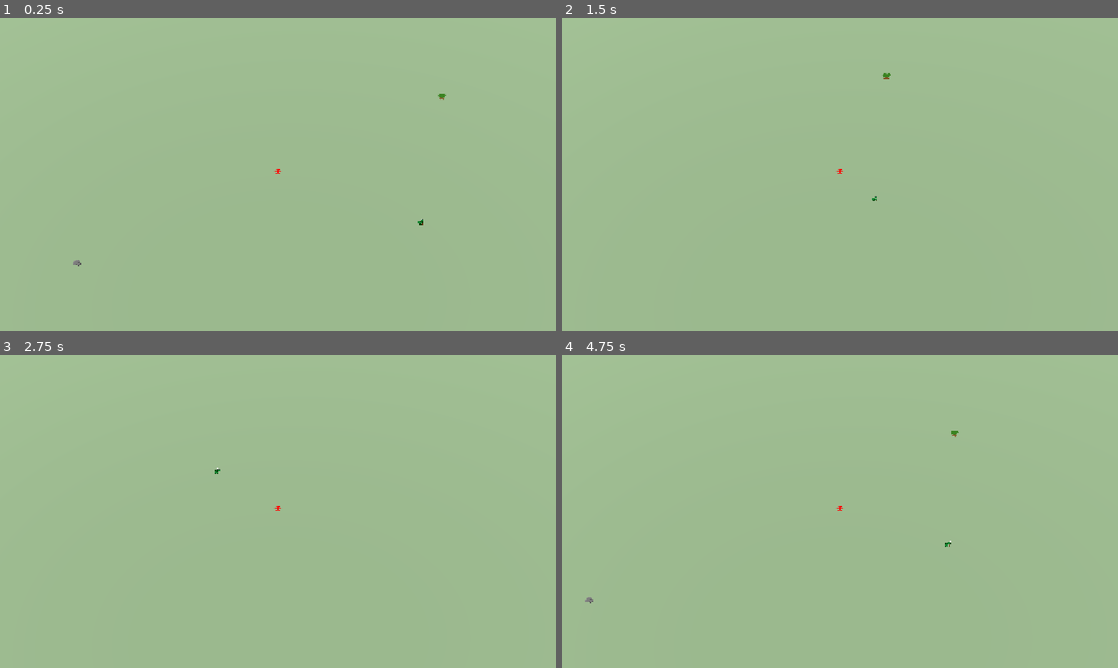
Above: before the commit, frames 1-4 (two rows, left to right).
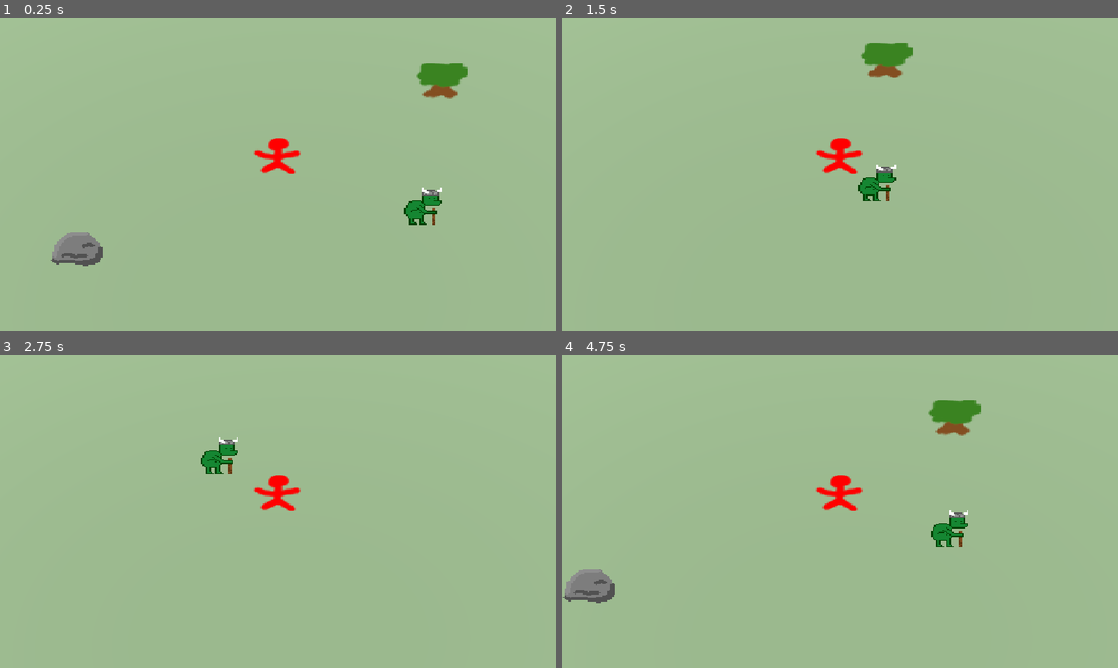
Above: after the commit, the same moments.

Repository: Drewpicus/2dPractice
Game: Godot game, scene res://Scenes/main.tscn
The game is run twice, just before and just after one commit, with the same random seed, the same clock (stepped at 60 frames per second) and the same inputs.
Inputs (mouse positions are in pixels of both pictures, inside the frame that each line leads up to):
- Up to frame 1 (0.25 s): no input
- Up to frame 2 (1.5 s): move the mouse to (962, 158) at 0.52 s; hold D (move_right) 0.53-1.28 s; click (962, 158) at 0.6 s; move the mouse to (728, 190) at 1.27 s; hold S (move_down) from 1.28 s (still down); tap T (quick_inspect) at 1.35 s
- Up to frame 3 (2.75 s): move the mouse to (333, 442) at 2.02 s; release S (move_down) at 2.03 s; hold D (move_right) from 2.03 s (still down); hold F (test) from 2.03 s (still down)
- Up to frame 4 (4.75 s): move the mouse to (812, 574) at 2.77 s; release D (move_right) at 2.78 s; release F (test) at 2.78 s; hold W (move_up) 2.78-3.53 s; tap Mouse wheel up (zoom_in) at 2.85 s; move the mouse to (1006, 558) at 3.52 s; hold A (move_left) from 3.53 s (still down); tap Mouse wheel down (zoom_out) at 3.6 s; move the mouse to (673, 464) at 4.27 s; click (673, 464) at 4.35 s

The runs differ from the first frame. In frame 1, 2.5% of the frame differs, in the area x 9-85%, y 14-80%; in frame 2, 1.7%; in frame 3, 0.9%; in frame 4, 2.5%.

Commit message:
Update entity.tscn

Diff:
--- a/Scenes/entity.tscn
+++ b/Scenes/entity.tscn
@@ -7,6 +7,7 @@
 script = ExtResource("1_l7g7l")
 
 [node name="Sprite3D" type="Sprite3D" parent="." unique_id=66657874]
+pixel_size = 0.0625
 billboard = 2
 texture_filter = 0
 
